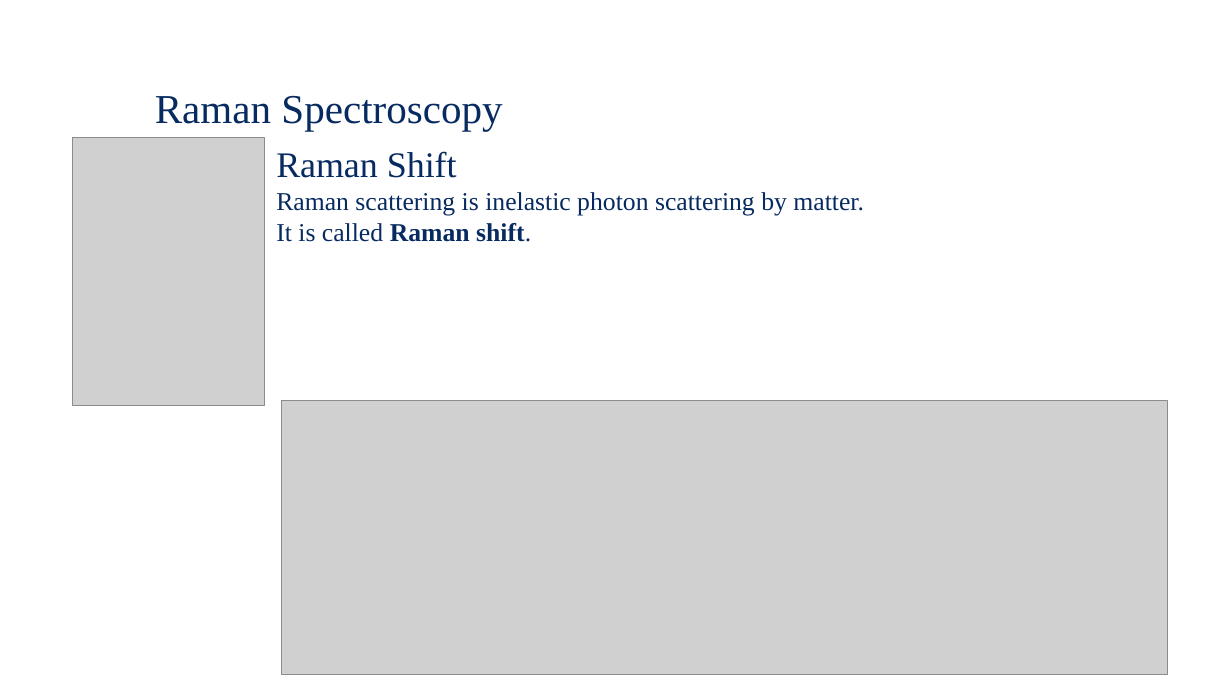
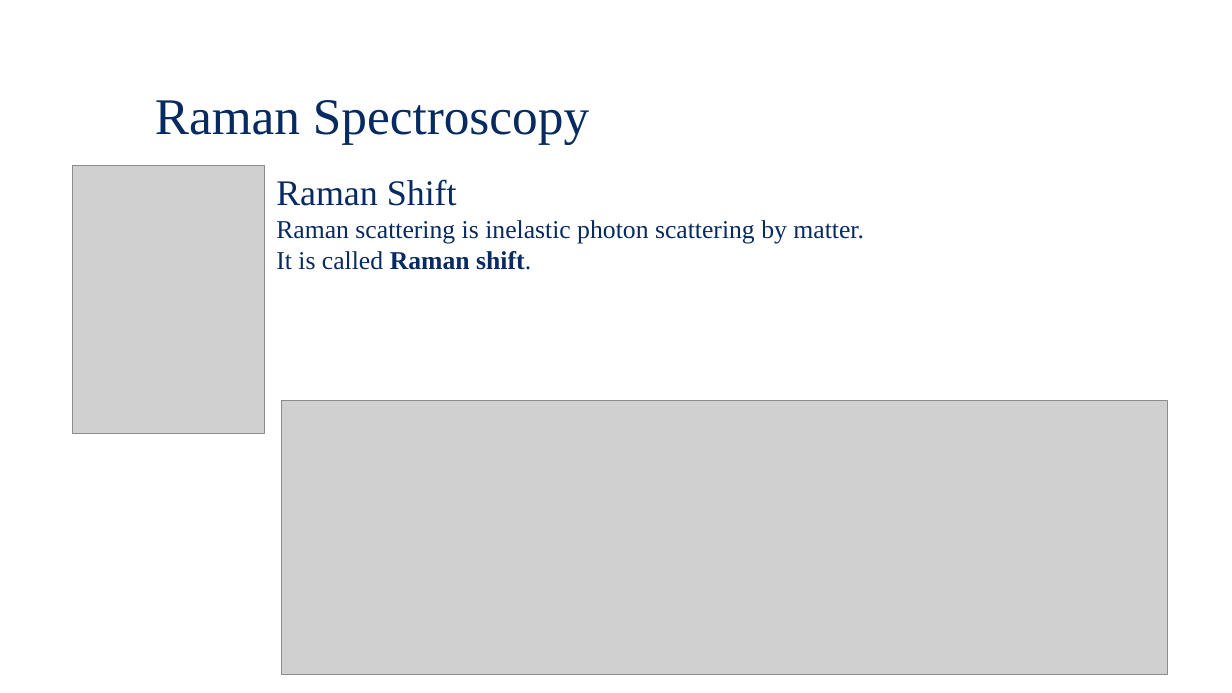
Before and after one commit to Waterbird20/APL2, a slide deck: slide 3 of Raman_Final Presentation.pptx. Drawn at 1232x693 pixels with LibreOffice and Linux fonts; fonts in the diff are those of the drawing; grey boxes stand for pictures; background and template pictures are left out. Boxes give left, top, right and bottom in pixels: in the first picture for what was removed or moved away, otherwise in the second. Text is boxed around its words. In the diff, an @@ line names an element or a change of style, - is before the commit and + after.

```diff
--- a/Raman_Final Presentation.pptx
+++ b/Raman_Final Presentation.pptx
@@ text "Raman Spectroscopy" at <box>155,100,589,145</box>: size 32 to 40 pt @@
@@ picture: place and size @@
-picture at <box>73,137,264,406</box>
+picture at <box>73,165,264,434</box>
@@ text "Raman Shift": place and size @@
-text "Raman Shift" at <box>276,151,864,242</box>
+text "Raman Shift" at <box>276,179,864,270</box>
```
Also in this commit, not shown: 8 other slides changed, 4 slides added, 2 slides removed, 2 other files.
